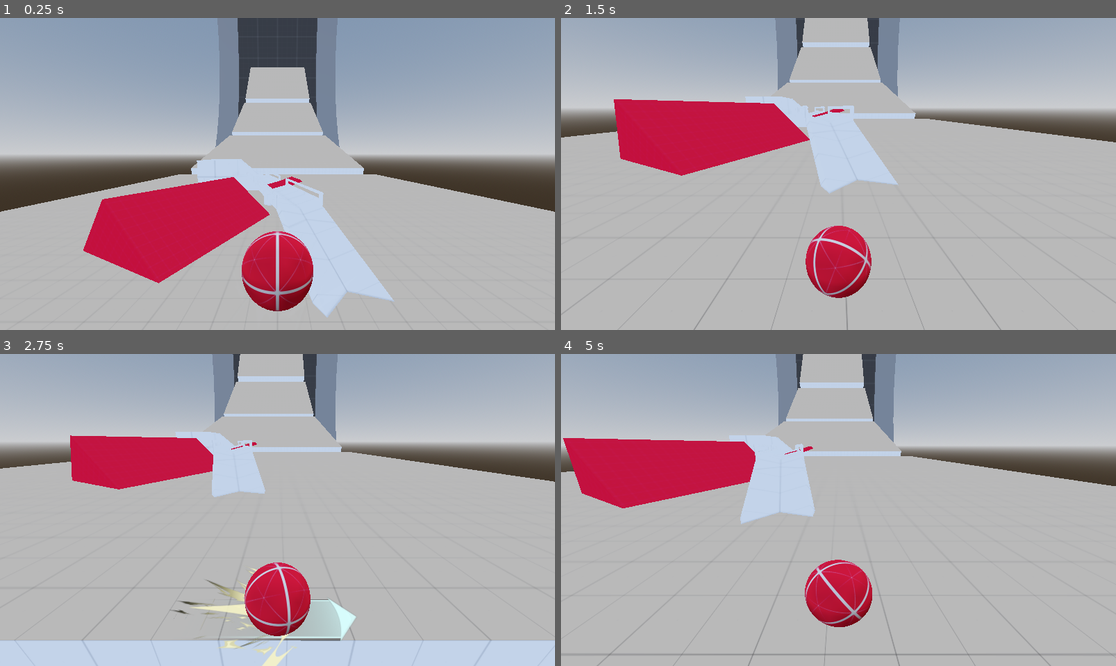
Above: before the commit, frames 1-4 (two rows, left to right).
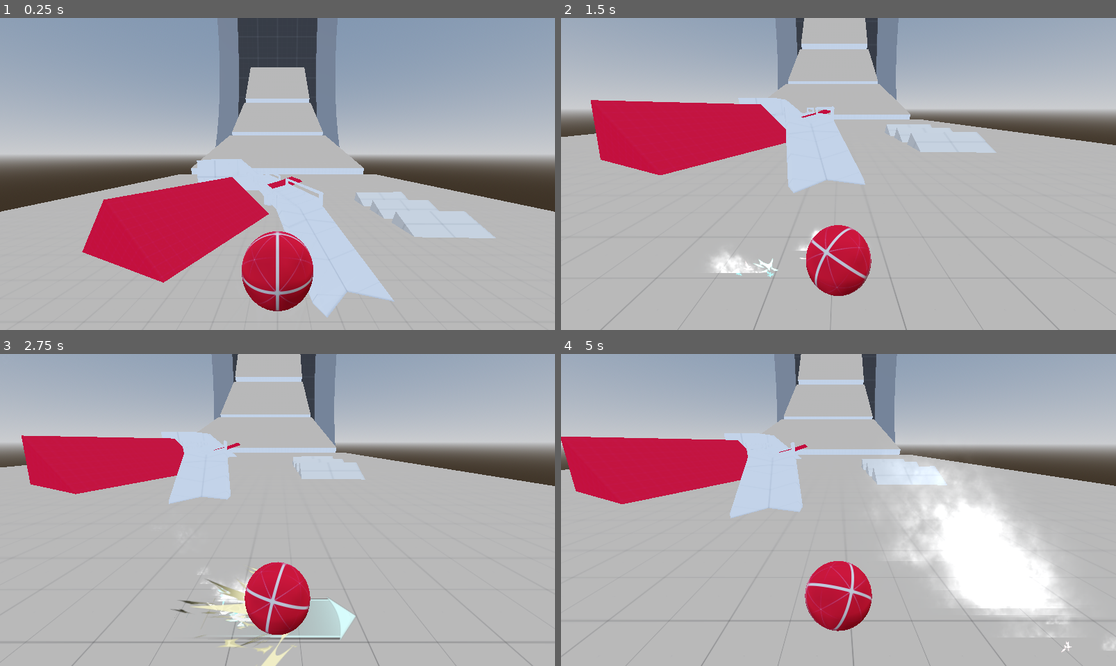
Above: after the commit, the same moments.

Repository: Bartticus/GMTK2025
Game: Godot game, scene res://Scenes/main/main.tscn
Two runs of this game, one before a commit and one after it. Both use one fixed random seed, a clock stepped at 60 frames per second and the inputs below.
Inputs:
- Up to frame 1 (0.25 s): no input
- Up to frame 2 (1.5 s): hold D (right) 0.53-1.28 s; hold Space (drift) 0.53-1.28 s; hold S (backward) from 1.28 s (still down); tap Space (drift) at 1.35 s
- Up to frame 3 (2.75 s): release S (backward) at 2.03 s; hold D (right) from 2.03 s (still down); hold Space (drift) from 2.03 s (still down)
- Up to frame 4 (5 s): release D (right) at 2.78 s; release Space (drift) at 2.78 s; hold W (forward) 2.78-3.53 s; tap Space (drift) at 2.85, 4.35 s; hold Space (drift) 3.53-4.28 s; hold A (left) from 3.53 s (still down)

The runs differ from the first frame. In frame 1, 2.0% of the frame differs, in the area x 14-90%, y 51-86%; in frame 2, 7.4%; in frame 3, 15%, in the area x 0-100%, y 0-100%; in frame 4, 14%.

Commit message:
Ball velocity changes
Added back some linear velocity to ball physics, and lessened angular velocity addition as ball speeds up.
Actual angular velocity isn't clamped further, just the players contributions to it. Players contribution is clamped only when adding in the direction the ball is already rolling; this tones down crazy fast rotation speed, but also makes the ball more responsive when trying to stop because your contribution isn't clamped when braking.

Diff:
--- a/Scenes/main/main.tscn
+++ b/Scenes/main/main.tscn
@@ -43,6 +43,12 @@
 [sub_resource type="BoxShape3D" id="BoxShape3D_4jhlv"]
 size = Vector3(1, 1, 2)
 
+[sub_resource type="BoxMesh" id="BoxMesh_7y5iv"]
+lightmap_size_hint = Vector2i(19, 26)
+material = ExtResource("2_wcurd")
+add_uv2 = true
+size = Vector3(1, 1, 2)
+
 [sub_resource type="BoxMesh" id="BoxMesh_hgq70"]
 lightmap_size_hint = Vector2i(21, 26)
 material = ExtResource("2_wcurd")
@@ -160,13 +166,43 @@
 transform = Transform3D(0.0965263, 0, -0.364951, 0, 0.3775, 0, 0.364951, 0, 0.0965263, -0.201005, -50.4806, 0.91766)
 
 [node name="Ramp" type="StaticBody3D" parent="World/LightmapGI/Ring"]
-transform = Transform3D(0.733023, 0.597391, -0.786576, -0.777047, 0.953467, 1.27389e-08, 0.609735, 0.496916, 0.945621, -1.4516, -50.5785, 2.5713)
+transform = Transform3D(0.8763, 0.714157, -0.484746, -0.777047, 0.953467, 2.54778e-08, 0.375763, 0.306236, 1.13045, -1.4516, -50.5785, 2.5713)
 
 [node name="MeshInstance3D" type="MeshInstance3D" parent="World/LightmapGI/Ring/Ramp"]
-transform = Transform3D(0.980024, -0.0162798, 0.198212, -0.0162798, 0.986732, 0.161537, -0.198212, -0.161537, 0.966756, 0, 0, 0)
+transform = Transform3D(1, 0, 0, 0, 1, 0, 0, 0, 1, 0, 0, 0)
 mesh = SubResource("BoxMesh_b3x3g")
 
 [node name="CollisionShape3D" type="CollisionShape3D" parent="World/LightmapGI/Ring/Ramp"]
+shape = SubResource("BoxShape3D_4jhlv")
+
+[node name="Ramp3" type="StaticBody3D" parent="World/LightmapGI/Ring"]
+transform = Transform3D(-0.0117805, -0.00960116, -0.614812, -0.266067, 0.554455, -0.00356046, 0.554342, 0.265917, -0.0147745, 2.77121, -50.6327, 2.58645)
+
+[node name="MeshInstance3D" type="MeshInstance3D" parent="World/LightmapGI/Ring/Ramp3"]
+transform = Transform3D(1, 0, 0, 0, 1, 0, 0, 0, 1, 0, 0, 0)
+mesh = SubResource("BoxMesh_7y5iv")
+
+[node name="CollisionShape3D" type="CollisionShape3D" parent="World/LightmapGI/Ring/Ramp3"]
+shape = SubResource("BoxShape3D_4jhlv")
+
+[node name="Ramp4" type="StaticBody3D" parent="World/LightmapGI/Ring"]
+transform = Transform3D(-0.0117805, -0.00960116, -0.614812, -0.266067, 0.554455, -0.00356046, 0.554342, 0.265917, -0.0147745, 2.77121, -50.6327, 1.71846)
+
+[node name="MeshInstance3D" type="MeshInstance3D" parent="World/LightmapGI/Ring/Ramp4"]
+transform = Transform3D(1, 0, 0, 0, 1, 0, 0, 0, 1, 0, 0, 0)
+mesh = SubResource("BoxMesh_7y5iv")
+
+[node name="CollisionShape3D" type="CollisionShape3D" parent="World/LightmapGI/Ring/Ramp4"]
+shape = SubResource("BoxShape3D_4jhlv")
+
+[node name="Ramp5" type="StaticBody3D" parent="World/LightmapGI/Ring"]
+transform = Transform3D(-0.0117805, -0.00960116, -0.614812, -0.266067, 0.554455, -0.00356046, 0.554342, 0.265917, -0.0147745, 2.77121, -50.6327, 0.78635)
+
+[node name="MeshInstance3D" type="MeshInstance3D" parent="World/LightmapGI/Ring/Ramp5"]
+transform = Transform3D(1, 0, 0, 0, 1, 0, 0, 0, 1, 0, 0, 0)
+mesh = SubResource("BoxMesh_7y5iv")
+
+[node name="CollisionShape3D" type="CollisionShape3D" parent="World/LightmapGI/Ring/Ramp5"]
 shape = SubResource("BoxShape3D_4jhlv")
 
 [node name="Building" type="StaticBody3D" parent="World/LightmapGI/Ring"]
--- a/Scenes/marble/camera.gd
+++ b/Scenes/marble/camera.gd
@@ -41,7 +41,7 @@
 		var target_rot : float = lerpf(-pivot_tilt, pivot_tilt, normal.z)
 		if target_rot < 0.0: target_rot *= 1.9#more rotation for near slope so we don't clip
 		pivot_rotation = lerpf(pivot_rotation, target_rot, delta*3.0)
-		#print(target_rot)
+
 	else:
 		pivot_rotation = lerpf(pivot_rotation, 0.0, delta)
 
--- a/Scenes/marble/drift_fx.gd
+++ b/Scenes/marble/drift_fx.gd
@@ -52,7 +52,7 @@
 
 	sprites[0].modulate.a = alpha
 	arrow.modulate.a = alpha
-	#print(small_sprites[0].frame)
+
 	if alpha > 0.1:
 		sprites_frame_timer += delta
 		small_sprites_frame_timer += delta
--- a/Scenes/marble/marble.gd
+++ b/Scenes/marble/marble.gd
@@ -1,8 +1,9 @@
 extends RigidBody3D
 
-@export var torque: float = 400
+@export_range(0.0, 600.0, 10.0) var torque: float = 200
 @export var max_angular_vel: float = 100
 @export var brake_force: float = 5
+@export_range(0.0, 1000.0, 10.0) var linear_force : float = 500.0
 
 @onready var visuals : Node3D = $Visuals
 @onready var camera_anchor: Node3D = $CameraAnchor
@@ -52,10 +53,26 @@
 	var h_input = Input.get_action_raw_strength("left") - Input.get_action_raw_strength("right")
 	input_vector = Vector3(h_input, 0, -f_input) * 0.25
 
+	if !Input.is_action_pressed("drift") and linear_velocity.length() > 0.0:#tone down the angular torque we add the faster we're going, to near 0 if we're spinny real fast
+		var angular_addition_modifier : float = angular_velocity.length() / 20.0
+		angular_addition_modifier = min(angular_addition_modifier, 1.0)#now a lerp value between 0-1 where 1 is maximum torque braking
+
+		var fully_slowed_input : Vector2 = Vector2(lerpf(f_input, 0.1, angular_addition_modifier), lerpf(h_input, 0.1, angular_addition_modifier))
+
+		var dir_diff_lerp : float = input_vector.normalized().dot(linear_velocity.normalized())#-1 when wasd matches current velocity direction, 1 when opposite
+		dir_diff_lerp += 1
+		dir_diff_lerp *= 0.5#now a 0 to 1 range instead of -1 to 1
+		f_input = lerpf(fully_slowed_input.x, f_input, dir_diff_lerp)
+		h_input = lerpf(fully_slowed_input.y, h_input, dir_diff_lerp)
+		print(Vector2(h_input, f_input).length())
+
 	var camera_transform = camera.get_camera_transform()
 
 	var f_force = f_input * torque * delta * camera_transform.basis.x.normalized()
 	var h_force = h_input * torque * delta * camera_transform.basis.z.normalized()
+
+
+	#print(angular_velocity.length())
 
 	apply_torque(f_force)
 	apply_torque(h_force)
@@ -64,11 +81,20 @@
 	angular_velocity.y = clampf(angular_velocity.y, -max_angular_vel, max_angular_vel)
 	angular_velocity.z = clampf(angular_velocity.z, -max_angular_vel, max_angular_vel)
 
-
-	if abs(f_input) > 0.15 or abs(h_input) > 0.15:
+	if abs(f_input) > 0.1 or abs(h_input) > 0.1:
 		drift_fx.current_move_rot = atan2(h_force.z, -f_force.x)#Vector2(f_force.x, h_force.z)
 	else:
 		drift_fx.current_move_rot = -atan2(linear_velocity.x, -linear_velocity.z)
+
+
+	f_force = f_input * linear_force * delta * camera_transform.basis.z.normalized()
+	h_force = h_input * linear_force * delta * camera_transform.basis.x.normalized()
+
+	apply_central_force(f_force)
+	apply_central_force(-h_force)
+
+	#linear_velocity.x = clampf(linear_velocity.x, -max_velocity, max_velocity)
+	#linear_velocity.z = clampf(linear_velocity.z, -max_velocity, max_velocity)
 
 var new_friction: float = 0
 
@@ -104,6 +130,7 @@
 
 var contact_pos: Vector3
 var rot_speed: float
+
 func particle_handler(is_drifting: bool) -> void:
 	rot_speed = angular_velocity.length()
 	var draw_size: Vector2 = Vector2(rot_speed, rot_speed) / 100
@@ -113,12 +140,12 @@
 		hue = .6
 	elif abs(rot_speed) < 100:
 		hue = .08
-	print(hue)
-	print(rot_speed)
+	#print(hue)
+	#print(rot_speed)
 	var new_color = Color.from_hsv(hue, 1 , 100)
-	print(new_color)
+	#print(new_color)
 	spark_particles1.draw_pass_1.material.albedo_color = new_color
-	print(spark_particles1.draw_pass_1.material.albedo_color)
+	#print(spark_particles1.draw_pass_1.material.albedo_color)
 
 	spark_particles1.emitting = is_drifting
 	spark_particles2.emitting = is_drifting
--- a/Scenes/marble/marble.tscn
+++ b/Scenes/marble/marble.tscn
@@ -144,6 +144,8 @@
 scale_max = 5.0
 scale_curve = SubResource("CurveTexture_ld4xo")
 color_ramp = SubResource("GradientTexture1D_47kih")
+hue_variation_min = -2.23517e-08
+hue_variation_max = -2.23517e-08
 turbulence_enabled = true
 turbulence_noise_strength = 1.35
 turbulence_noise_scale = 3.595
@@ -159,7 +161,11 @@
 shading_mode = 0
 vertex_color_use_as_albedo = true
 albedo_texture = ExtResource("10_lhqa5")
+billboard_mode = 3
 billboard_keep_scale = true
+particles_anim_h_frames = 1
+particles_anim_v_frames = 1
+particles_anim_loop = false
 
 [sub_resource type="QuadMesh" id="QuadMesh_a0fhv"]
 material = SubResource("StandardMaterial3D_470xv")
@@ -169,6 +175,7 @@
 emission_shape = 1
 emission_sphere_radius = 0.01
 gravity = Vector3(0, 0.2, 0)
+scale_min = 0.1
 scale_max = 2.0
 scale_curve = SubResource("CurveTexture_ld4xo")
 color_ramp = SubResource("GradientTexture1D_47kih")
@@ -266,7 +273,6 @@
 
 [node name="Particles" type="Node3D" parent="."]
 top_level = true
-visible = false
 
 [node name="DriftSparkParticles1" type="GPUParticles3D" parent="Particles"]
 transform = Transform3D(0.707107, 0, 0.707107, 0, 1, 0, -0.707107, 0, 0.707107, 0, 0, 0)
Not shown: 1 places in Scenes/main/main.tscn that only renumber resources
Not shown: 1 places in Scenes/marble/marble.tscn that only renumber resources
